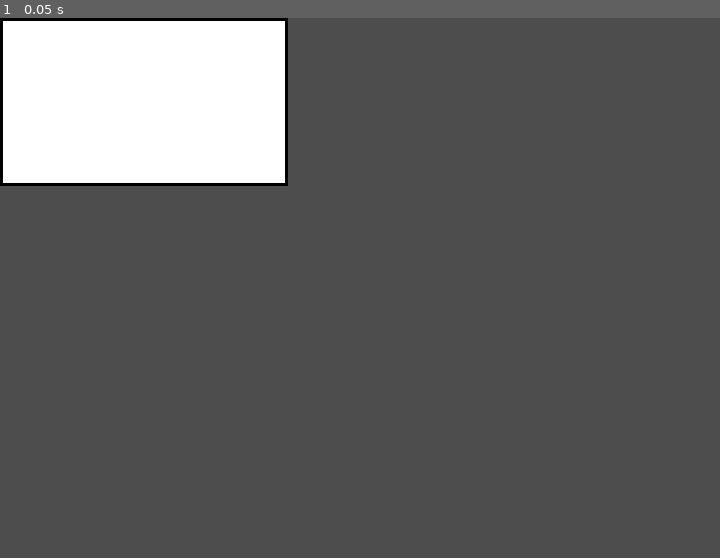
Above: before the commit, frame 1.
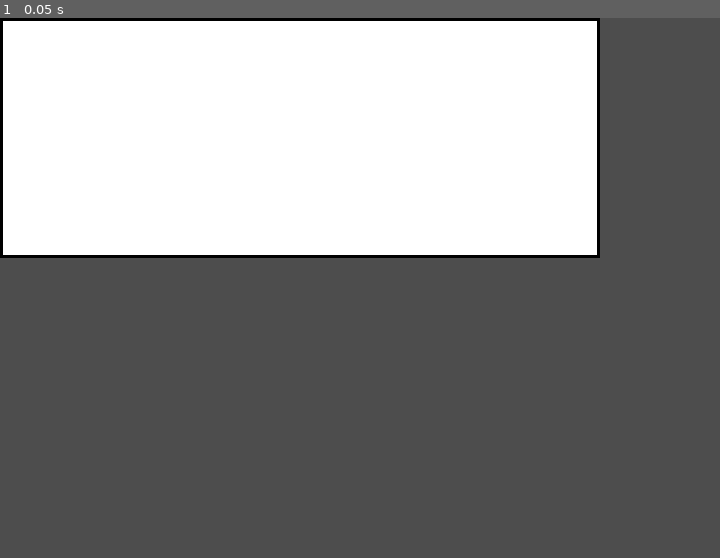
Above: after the commit, the same moment.

Repository: JESRepository/dungeon
Game: Godot game, scene res://scenes/main.tscn
The game is run twice, just before and just after one commit, with the same random seed, the same clock (stepped at 60 frames per second) and the same inputs.
Inputs:
- Up to frame 1 (0.05 s): no input

The runs differ from the first frame. In frame 1, 25% of the frame differs, in the area x 0-84%, y 0-45%.

Commit message:
changed maze generator to actually use the exported vars in determining max size lmao

Diff:
--- a/dungeon-proto/scenes/main.tscn
+++ b/dungeon-proto/scenes/main.tscn
@@ -9,3 +9,4 @@
 maze_generator = NodePath("../MazeGenerator")
 
 [node name="MazeGenerator" parent="." unique_id=193214712 instance=ExtResource("1_0wfyh")]
+dimensions = Vector2i(25, 10)
--- a/dungeon-proto/scripts/maze_generator.gd
+++ b/dungeon-proto/scripts/maze_generator.gd
@@ -3,13 +3,15 @@
 
 signal maze_generated
 
-@export var dimensions : Vector2i = Vector2i(12, 7)
+@export var dimensions : Vector2i = Vector2i(1, 1)
 
-var x_max = dimensions.x - 1
-var y_max = dimensions.y - 1
+var x_max : int
+var y_max : int
 var maze : Array
 
 func _ready():
+	x_max = dimensions.x - 1
+	y_max = dimensions.y - 1
 	generate_maze()
 
 func generate_maze():
